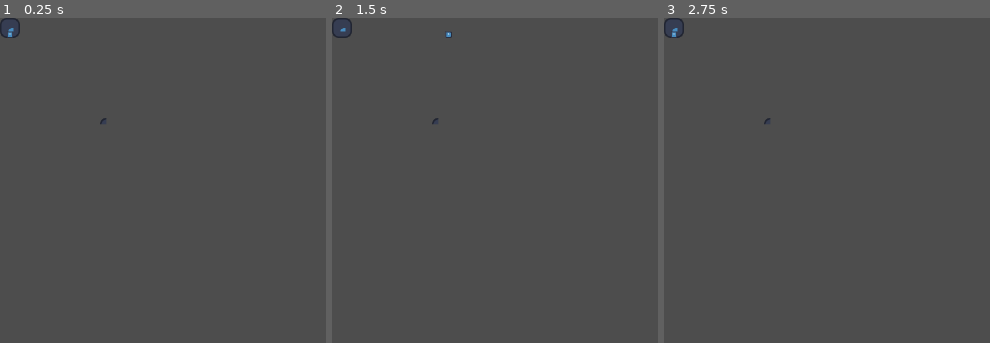
Above: before the commit, frames 1-3 (left to right).
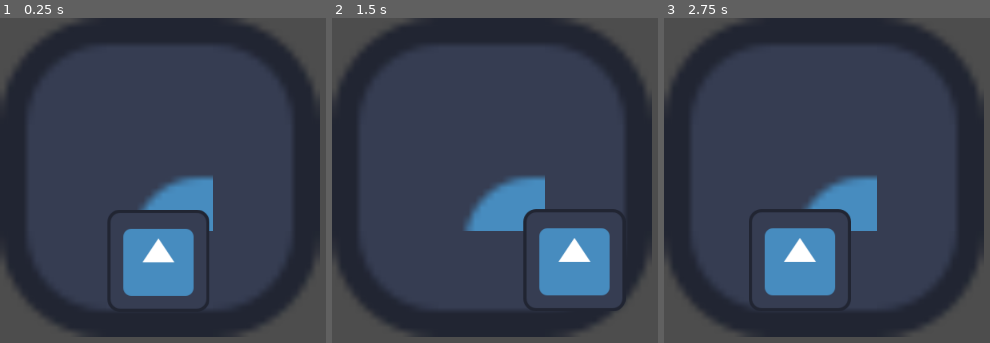
Above: after the commit, the same moments.

Repository: uminekoala/MalagJam20
Game: Godot game, scene res://scenes/minijuego_baile.tscn
The game is run twice, just before and just after one commit, with the same random seed, the same clock (stepped at 60 frames per second) and the same inputs. After the commit the project has no main scene; this scene is started directly in both runs. The engine's default icon, where the game draws it, is replaced by a stand-in: a white triangle on a blue panel in a dark square.
Inputs:
- Up to frame 1 (0.25 s): no input
- Up to frame 2 (1.5 s): tap Enter (ui_accept) at 0.5, 0.77, 1.25 s; hold D (tilemapDerecha) from 0.53 s (still down)
- Up to frame 3 (2.75 s): tap Enter (ui_accept) at 1.52, 2 s; release D (tilemapDerecha) at 2.03 s; hold A (tilemapIzquierda) from 2.03 s (still down)

The runs differ from the first frame. In frame 1, 37% of the frame differs, in the area x 0-99%, y 0-99%; in frame 2, 36%; in frame 3, 37%.

Commit message:
LA MAJORADAS MASK

Diff:
--- a/project.godot
+++ b/project.godot
@@ -1,17 +1,8 @@
-; Engine configuration file.
-; It's best edited using the editor UI and not directly,
-; since the parameters that go here are not all obvious.
-;
-; Format:
-;   [section] ; section goes between []
-;   param=value ; assign values to parameters
-
 config_version=5
 
 [application]
 
-config/name="Nuevo Proyecto de Juego"
-run/main_scene="uid://gm282uy0w2w3"
+config/name="LA MASCARA NO DE MAJORA"
 config/features=PackedStringArray("4.6", "Forward Plus")
 config/icon="res://icon.svg"
 
--- a/scenes/minijuego_baile.tscn
+++ b/scenes/minijuego_baile.tscn
@@ -1,20 +1,33 @@
-[gd_scene format=3 uid="uid://gm282uy0w2w3"]
+[gd_scene format=4 uid="uid://bq1ywsuahngiw"]
 
-[ext_resource type="Texture2D" uid="uid://c1tp7pqe622b5" path="res://icon.svg" id="1_atubg"]
-[ext_resource type="Script" uid="uid://dm0kemuv2m836" path="res://scripts/minijuego_baile.gd" id="1_yyeyp"]
-[ext_resource type="PackedScene" uid="uid://ccgdh5bbdqgkd" path="res://scenes/pjbaile.tscn" id="2_y7ah2"]
+[ext_resource type="Script" uid="uid://djm5n863jp1te" path="res://scripts/minijuego_baile_2.gd" id="1_4nte5"]
+[ext_resource type="Texture2D" uid="uid://c1tp7pqe622b5" path="res://icon.svg" id="1_qfoj6"]
+[ext_resource type="PackedScene" uid="uid://ccgdh5bbdqgkd" path="res://scenes/pjbaile.tscn" id="2_ebdji"]
+[ext_resource type="AudioStream" uid="uid://b6qb50d2x66d" path="res://ASSETS/VALS 180.mp3" id="4_4nte5"]
 
-[sub_resource type="TileSetAtlasSource" id="TileSetAtlasSource_y7ah2"]
-texture = ExtResource("1_atubg")
+[sub_resource type="TileMapPattern" id="TileMapPattern_ebdji"]
+tile_data = PackedInt32Array(0, 0, 0, 65536, 0, 3, 131072, 0, 7, 1, 65536, 0, 65537, 65536, 1, 131073, 262144, 7, 2, 458752, 0, 65538, 458752, 2, 131074, 458752, 7)
+
+[sub_resource type="TileSetAtlasSource" id="TileSetAtlasSource_ebdji"]
+texture = ExtResource("1_qfoj6")
 0:0/0 = 0
+0:0/0/physics_layer_0/polygon_0/points = PackedVector2Array(-4.0784845, -8, 8, -8, 8, -4.463768, -4.1281466, -4.3966436, -4.061022, 8, -8, 8, -8, -8)
 1:0/0 = 0
+1:0/0/physics_layer_0/polygon_0/points = PackedVector2Array(8, -8, 8, -3.9836473, -8, -3.9664373, -8, -8)
 2:0/0 = 0
+2:0/0/physics_layer_0/polygon_0/points = PackedVector2Array(8, -8, 8, -3.9836473, -8, -3.9664373, -8, -8)
 3:0/0 = 0
+3:0/0/physics_layer_0/polygon_0/points = PackedVector2Array(8, -8, 8, -3.9836473, -8, -3.9664373, -8, -8)
 4:0/0 = 0
+4:0/0/physics_layer_0/polygon_0/points = PackedVector2Array(8, -8, 8, -3.9836473, -8, -3.9664373, -8, -8)
 5:0/0 = 0
+5:0/0/physics_layer_0/polygon_0/points = PackedVector2Array(8, -8, 8, -3.9836473, -8, -3.9664373, -8, -8)
 6:0/0 = 0
+6:0/0/physics_layer_0/polygon_0/points = PackedVector2Array(8, -8, 8, -3.9836473, -8, -3.9664373, -8, -8)
 7:0/0 = 0
+7:0/0/physics_layer_0/polygon_0/points = PackedVector2Array(8, 8, 4.2214775, 8, 4.102562, -3.7458181, -8, -3.8647327, -8, -8, 8, -8)
 0:1/0 = 0
+0:1/0/physics_layer_0/polygon_0/points = PackedVector2Array(-4.0784845, -8, -3.9938984, 8, -8, 8, -8, -8)
 1:1/0 = 0
 2:1/0 = 0
 3:1/0 = 0
@@ -22,7 +35,9 @@
 5:1/0 = 0
 6:1/0 = 0
 7:1/0 = 0
+7:1/0/physics_layer_0/polygon_0/points = PackedVector2Array(4.0945854, -8, 8, -8, 8, 8, 4.161709, 8)
 0:2/0 = 0
+0:2/0/physics_layer_0/polygon_0/points = PackedVector2Array(-4.0784845, -8, -3.9938984, 8, -8, 8, -8, -8)
 1:2/0 = 0
 2:2/0 = 0
 3:2/0 = 0
@@ -30,7 +45,9 @@
 5:2/0 = 0
 6:2/0 = 0
 7:2/0 = 0
+7:2/0/physics_layer_0/polygon_0/points = PackedVector2Array(4.0945854, -8, 8, -8, 8, 8, 4.161709, 8)
 0:3/0 = 0
+0:3/0/physics_layer_0/polygon_0/points = PackedVector2Array(-4.0784845, -8, -3.9938984, 8, -8, 8, -8, -8)
 1:3/0 = 0
 2:3/0 = 0
 3:3/0 = 0
@@ -38,7 +55,9 @@
 5:3/0 = 0
 6:3/0 = 0
 7:3/0 = 0
+7:3/0/physics_layer_0/polygon_0/points = PackedVector2Array(4.0945854, -8, 8, -8, 8, 8, 4.161709, 8)
 0:4/0 = 0
+0:4/0/physics_layer_0/polygon_0/points = PackedVector2Array(-4.0784845, -8, -3.9938984, 8, -8, 8, -8, -8)
 1:4/0 = 0
 2:4/0 = 0
 3:4/0 = 0
@@ -46,7 +65,9 @@
 5:4/0 = 0
 6:4/0 = 0
 7:4/0 = 0
+7:4/0/physics_layer_0/polygon_0/points = PackedVector2Array(4.0945854, -8, 8, -8, 8, 8, 4.161709, 8)
 0:5/0 = 0
+0:5/0/physics_layer_0/polygon_0/points = PackedVector2Array(-4.0784845, -8, -3.9938984, 8, -8, 8, -8, -8)
 1:5/0 = 0
 2:5/0 = 0
 3:5/0 = 0
@@ -54,7 +75,9 @@
 5:5/0 = 0
 6:5/0 = 0
 7:5/0 = 0
+7:5/0/physics_layer_0/polygon_0/points = PackedVector2Array(4.0945854, -8, 8, -8, 8, 8, 4.161709, 8)
 0:6/0 = 0
+0:6/0/physics_layer_0/polygon_0/points = PackedVector2Array(-4.0784845, -8, -4.061022, 8, -8, 8, -8, -8)
 1:6/0 = 0
 2:6/0 = 0
 3:6/0 = 0
@@ -62,54 +85,48 @@
 5:6/0 = 0
 6:6/0 = 0
 7:6/0 = 0
+7:6/0/physics_layer_0/polygon_0/points = PackedVector2Array(4.0945854, -8, 8, -8, 8, 8, 4.161709, 8)
 0:7/0 = 0
+0:7/0/physics_layer_0/polygon_0/points = PackedVector2Array(-3.9836483, -8, -4.0204115, 4.2640724, 8, 4.102562, 8, 8, -3.6582766, 8, -8, 8, -8, -8)
 1:7/0 = 0
+1:7/0/physics_layer_0/polygon_0/points = PackedVector2Array(8, 4.1767616, 8, 8, -8, 8, -8, 4.1767616)
 2:7/0 = 0
+2:7/0/physics_layer_0/polygon_0/points = PackedVector2Array(8, 4.1767616, 8, 8, -8, 8, -8, 4.1767616)
 3:7/0 = 0
+3:7/0/physics_layer_0/polygon_0/points = PackedVector2Array(8, 4.1767616, 8, 8, -8, 8, -8, 4.1767616)
 4:7/0 = 0
+4:7/0/physics_layer_0/polygon_0/points = PackedVector2Array(8, 4.1767616, 8, 8, -8, 8, -8, 4.1767616)
 5:7/0 = 0
+5:7/0/physics_layer_0/polygon_0/points = PackedVector2Array(8, 4.1767616, 8, 8, -8, 8, -8, 4.1767616)
 6:7/0 = 0
+6:7/0/physics_layer_0/polygon_0/points = PackedVector2Array(8, 4.1767616, 8, 8, -8, 8, -8, 4.1767616)
 7:7/0 = 0
+7:7/0/physics_layer_0/polygon_0/points = PackedVector2Array(8, -8, 8, 8, -8, 8, -8, 4.102562, 4.340391, 4.102562, 4.102562, -8)
 
-[sub_resource type="TileSet" id="TileSet_yyeyp"]
-sources/0 = SubResource("TileSetAtlasSource_y7ah2")
+[sub_resource type="TileSet" id="TileSet_4nte5"]
+physics_layer_0/collision_layer = 1
+sources/0 = SubResource("TileSetAtlasSource_ebdji")
+pattern_0 = SubResource("TileMapPattern_ebdji")
 
-[sub_resource type="RectangleShape2D" id="RectangleShape2D_y7ah2"]
-size = Vector2(47.9375, 7.625)
-
-[sub_resource type="RectangleShape2D" id="RectangleShape2D_yyeyp"]
-size = Vector2(8, 47.8125)
+[sub_resource type="RectangleShape2D" id="RectangleShape2D_4nte5"]
+size = Vector2(128, 128)
 
 [node name="MinijuegoBaile" type="Node2D" unique_id=1772075878]
-script = ExtResource("1_yyeyp")
+script = ExtResource("1_4nte5")
 
-[node name="TileMap" type="TileMap" parent="." unique_id=785177358]
-texture_filter = 1
-texture_repeat = 2
-tile_set = SubResource("TileSet_yyeyp")
-rendering_quadrant_size = 9
-collision_animatable = true
-format = 2
-layer_0/tile_data = PackedInt32Array(983055, 0, 0, 0, 0, 0, 1, 65536, 0, 2, 458752, 0, 65536, 0, 4, 131072, 0, 7, 65537, 65536, 1, 65538, 458752, 2, 131074, 458752, 7, 131073, 262144, 7)
+[node name="TileMapLayer" type="TileMapLayer" parent="." unique_id=115395887]
+scale = Vector2(16, 16)
+tile_map_data = PackedByteArray("AAAAAAAAAAAAAAAAAAAAAAEAAAAAAAEAAAAAAAIAAAAAAAcAAAABAAAAAAAFAAAAAAABAAEAAAABAAEAAAABAAIAAAAEAAcAAAACAAAAAAAHAAAAAAACAAEAAAAHAAEAAAACAAIAAAAHAAcAAAA=")
+tile_set = SubResource("TileSet_4nte5")
 
-[node name="PJbaile" parent="TileMap" unique_id=581735157 instance=ExtResource("2_y7ah2")]
-position = Vector2(24, 40.000004)
-scale = Vector2(0.12, 0.12)
+[node name="AudioStreamPlayer2D" type="AudioStreamPlayer2D" parent="." unique_id=1629616640]
+stream = ExtResource("4_4nte5")
+autoplay = true
 
-[node name="ColAbajo" type="CollisionShape2D" parent="TileMap" unique_id=1465033670]
-position = Vector2(24.03125, 52.1875)
-shape = SubResource("RectangleShape2D_y7ah2")
+[node name="PJbaile" parent="." unique_id=581735157 instance=ExtResource("2_ebdji")]
+position = Vector2(384, 640.00006)
+scale = Vector2(1.92, 1.92)
 
-[node name="ColDer" type="CollisionShape2D" parent="TileMap" unique_id=633835668]
-position = Vector2(52, 24.09375)
-shape = SubResource("RectangleShape2D_yyeyp")
-
-[node name="ColIzq" type="CollisionShape2D" parent="TileMap" unique_id=1022452726]
-position = Vector2(-4, 24)
-shape = SubResource("RectangleShape2D_yyeyp")
-
-[node name="ColArriba" type="CollisionShape2D" parent="TileMap" unique_id=2102609282]
-position = Vector2(24, -4)
-shape = SubResource("RectangleShape2D_y7ah2")
-
-[node name="Area2D" type="Area2D" parent="TileMap/ColArriba" unique_id=1641833766]
+[node name="CollisionShape2D" type="CollisionShape2D" parent="PJbaile" unique_id=2006634766]
+scale = Vector2(0.99999964, 0.99999964)
+shape = SubResource("RectangleShape2D_4nte5")
--- a/scenes/minijuego_baile2.tscn
+++ /dev/null
@@ -1,132 +0,0 @@
-[gd_scene format=4 uid="uid://bq1ywsuahngiw"]
-
-[ext_resource type="Script" uid="uid://djm5n863jp1te" path="res://scripts/minijuego_baile_2.gd" id="1_4nte5"]
-[ext_resource type="Texture2D" uid="uid://c1tp7pqe622b5" path="res://icon.svg" id="1_qfoj6"]
-[ext_resource type="PackedScene" uid="uid://ccgdh5bbdqgkd" path="res://scenes/pjbaile.tscn" id="2_ebdji"]
-[ext_resource type="AudioStream" uid="uid://b6qb50d2x66d" path="res://ASSETS/VALS 180.mp3" id="4_4nte5"]
-
-[sub_resource type="TileMapPattern" id="TileMapPattern_ebdji"]
-tile_data = PackedInt32Array(0, 0, 0, 65536, 0, 3, 131072, 0, 7, 1, 65536, 0, 65537, 65536, 1, 131073, 262144, 7, 2, 458752, 0, 65538, 458752, 2, 131074, 458752, 7)
-
-[sub_resource type="TileSetAtlasSource" id="TileSetAtlasSource_ebdji"]
-texture = ExtResource("1_qfoj6")
-0:0/0 = 0
-0:0/0/physics_layer_0/polygon_0/points = PackedVector2Array(-4.0784845, -8, 8, -8, 8, -4.463768, -4.1281466, -4.3966436, -4.061022, 8, -8, 8, -8, -8)
-1:0/0 = 0
-1:0/0/physics_layer_0/polygon_0/points = PackedVector2Array(8, -8, 8, -3.9836473, -8, -3.9664373, -8, -8)
-2:0/0 = 0
-2:0/0/physics_layer_0/polygon_0/points = PackedVector2Array(8, -8, 8, -3.9836473, -8, -3.9664373, -8, -8)
-3:0/0 = 0
-3:0/0/physics_layer_0/polygon_0/points = PackedVector2Array(8, -8, 8, -3.9836473, -8, -3.9664373, -8, -8)
-4:0/0 = 0
-4:0/0/physics_layer_0/polygon_0/points = PackedVector2Array(8, -8, 8, -3.9836473, -8, -3.9664373, -8, -8)
-5:0/0 = 0
-5:0/0/physics_layer_0/polygon_0/points = PackedVector2Array(8, -8, 8, -3.9836473, -8, -3.9664373, -8, -8)
-6:0/0 = 0
-6:0/0/physics_layer_0/polygon_0/points = PackedVector2Array(8, -8, 8, -3.9836473, -8, -3.9664373, -8, -8)
-7:0/0 = 0
-7:0/0/physics_layer_0/polygon_0/points = PackedVector2Array(8, 8, 4.2214775, 8, 4.102562, -3.7458181, -8, -3.8647327, -8, -8, 8, -8)
-0:1/0 = 0
-0:1/0/physics_layer_0/polygon_0/points = PackedVector2Array(-4.0784845, -8, -3.9938984, 8, -8, 8, -8, -8)
-1:1/0 = 0
-2:1/0 = 0
-3:1/0 = 0
-4:1/0 = 0
-5:1/0 = 0
-6:1/0 = 0
-7:1/0 = 0
-7:1/0/physics_layer_0/polygon_0/points = PackedVector2Array(4.0945854, -8, 8, -8, 8, 8, 4.161709, 8)
-0:2/0 = 0
-0:2/0/physics_layer_0/polygon_0/points = PackedVector2Array(-4.0784845, -8, -3.9938984, 8, -8, 8, -8, -8)
-1:2/0 = 0
-2:2/0 = 0
-3:2/0 = 0
-4:2/0 = 0
-5:2/0 = 0
-6:2/0 = 0
-7:2/0 = 0
-7:2/0/physics_layer_0/polygon_0/points = PackedVector2Array(4.0945854, -8, 8, -8, 8, 8, 4.161709, 8)
-0:3/0 = 0
-0:3/0/physics_layer_0/polygon_0/points = PackedVector2Array(-4.0784845, -8, -3.9938984, 8, -8, 8, -8, -8)
-1:3/0 = 0
-2:3/0 = 0
-3:3/0 = 0
-4:3/0 = 0
-5:3/0 = 0
-6:3/0 = 0
-7:3/0 = 0
-7:3/0/physics_layer_0/polygon_0/points = PackedVector2Array(4.0945854, -8, 8, -8, 8, 8, 4.161709, 8)
-0:4/0 = 0
-0:4/0/physics_layer_0/polygon_0/points = PackedVector2Array(-4.0784845, -8, -3.9938984, 8, -8, 8, -8, -8)
-1:4/0 = 0
-2:4/0 = 0
-3:4/0 = 0
-4:4/0 = 0
-5:4/0 = 0
-6:4/0 = 0
-7:4/0 = 0
-7:4/0/physics_layer_0/polygon_0/points = PackedVector2Array(4.0945854, -8, 8, -8, 8, 8, 4.161709, 8)
-0:5/0 = 0
-0:5/0/physics_layer_0/polygon_0/points = PackedVector2Array(-4.0784845, -8, -3.9938984, 8, -8, 8, -8, -8)
-1:5/0 = 0
-2:5/0 = 0
-3:5/0 = 0
-4:5/0 = 0
-5:5/0 = 0
-6:5/0 = 0
-7:5/0 = 0
-7:5/0/physics_layer_0/polygon_0/points = PackedVector2Array(4.0945854, -8, 8, -8, 8, 8, 4.161709, 8)
-0:6/0 = 0
-0:6/0/physics_layer_0/polygon_0/points = PackedVector2Array(-4.0784845, -8, -4.061022, 8, -8, 8, -8, -8)
-1:6/0 = 0
-2:6/0 = 0
-3:6/0 = 0
-4:6/0 = 0
-5:6/0 = 0
-6:6/0 = 0
-7:6/0 = 0
-7:6/0/physics_layer_0/polygon_0/points = PackedVector2Array(4.0945854, -8, 8, -8, 8, 8, 4.161709, 8)
-0:7/0 = 0
-0:7/0/physics_layer_0/polygon_0/points = PackedVector2Array(-3.9836483, -8, -4.0204115, 4.2640724, 8, 4.102562, 8, 8, -3.6582766, 8, -8, 8, -8, -8)
-1:7/0 = 0
-1:7/0/physics_layer_0/polygon_0/points = PackedVector2Array(8, 4.1767616, 8, 8, -8, 8, -8, 4.1767616)
-2:7/0 = 0
-2:7/0/physics_layer_0/polygon_0/points = PackedVector2Array(8, 4.1767616, 8, 8, -8, 8, -8, 4.1767616)
-3:7/0 = 0
-3:7/0/physics_layer_0/polygon_0/points = PackedVector2Array(8, 4.1767616, 8, 8, -8, 8, -8, 4.1767616)
-4:7/0 = 0
-4:7/0/physics_layer_0/polygon_0/points = PackedVector2Array(8, 4.1767616, 8, 8, -8, 8, -8, 4.1767616)
-5:7/0 = 0
-5:7/0/physics_layer_0/polygon_0/points = PackedVector2Array(8, 4.1767616, 8, 8, -8, 8, -8, 4.1767616)
-6:7/0 = 0
-6:7/0/physics_layer_0/polygon_0/points = PackedVector2Array(8, 4.1767616, 8, 8, -8, 8, -8, 4.1767616)
-7:7/0 = 0
-7:7/0/physics_layer_0/polygon_0/points = PackedVector2Array(8, -8, 8, 8, -8, 8, -8, 4.102562, 4.340391, 4.102562, 4.102562, -8)
-
-[sub_resource type="TileSet" id="TileSet_4nte5"]
-physics_layer_0/collision_layer = 1
-sources/0 = SubResource("TileSetAtlasSource_ebdji")
-pattern_0 = SubResource("TileMapPattern_ebdji")
-
-[sub_resource type="RectangleShape2D" id="RectangleShape2D_4nte5"]
-size = Vector2(128, 128)
-
-[node name="MinijuegoBaile" type="Node2D" unique_id=1772075878]
-script = ExtResource("1_4nte5")
-
-[node name="TileMapLayer" type="TileMapLayer" parent="." unique_id=115395887]
-scale = Vector2(16, 16)
-tile_map_data = PackedByteArray("AAAAAAAAAAAAAAAAAAAAAAEAAAAAAAEAAAAAAAIAAAAAAAcAAAABAAAAAAAFAAAAAAABAAEAAAABAAEAAAABAAIAAAAEAAcAAAACAAAAAAAHAAAAAAACAAEAAAAHAAEAAAACAAIAAAAHAAcAAAA=")
-tile_set = SubResource("TileSet_4nte5")
-
-[node name="AudioStreamPlayer2D" type="AudioStreamPlayer2D" parent="." unique_id=1629616640]
-stream = ExtResource("4_4nte5")
-autoplay = true
-
-[node name="PJbaile" parent="." unique_id=581735157 instance=ExtResource("2_ebdji")]
-position = Vector2(384, 640.00006)
-scale = Vector2(1.92, 1.92)
-
-[node name="CollisionShape2D" type="CollisionShape2D" parent="PJbaile" unique_id=2006634766]
-scale = Vector2(0.99999964, 0.99999964)
-shape = SubResource("RectangleShape2D_4nte5")
Not shown, added: ASSETS/FONT/alagard.ttf.import
